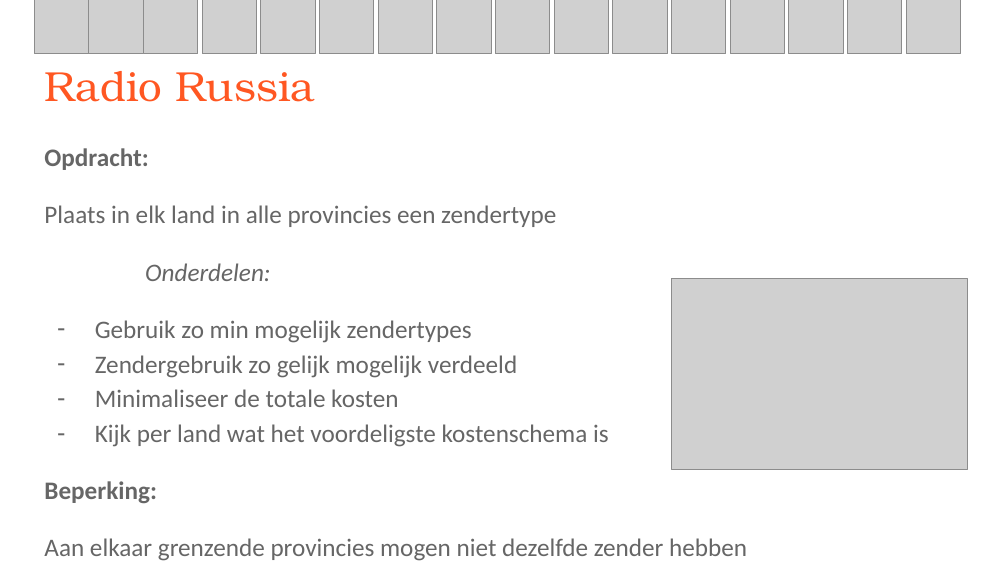
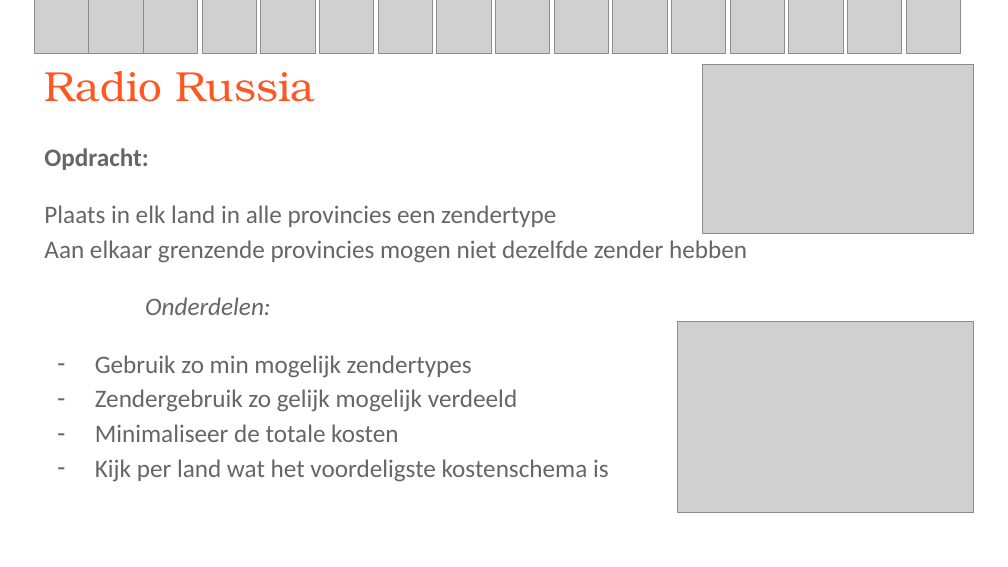
Before and after one commit to HDGizzle/Heuristieken, a slide deck: slide 5 of Radio Russia final.pptx (slide 6 before the commit). Drawn at 1008x567 pixels with LibreOffice and Linux fonts; fonts in the diff are those of the drawing; grey boxes stand for pictures. Boxes give left, top, right and bottom in pixels: in the first picture for what was removed or moved away, otherwise in the second. Text is boxed around its words. In the diff, an @@ line names an element or a change of style, - is before the commit and + after.

```diff
--- a/Radio Russia final.pptx
+++ b/Radio Russia final.pptx
@@ picture added at [703,65,974,234] @@
@@ text at [44,205,747,263]: text changed @@
-Plaats in elk land in alle provincies een zendertype
+Plaats in elk land in alle provincies een zendertype
+Aan elkaar grenzende provincies mogen niet dezelfde zender hebben
@@ picture: place and size @@
-picture at [671,278,968,470]
+picture at [677,322,974,513]
@@ text at [44,481,747,561]: paragraphs removed @@
-Beperking:
-Aan elkaar grenzende provincies mogen niet dezelfde zender hebben
```
Also in this commit, not shown: 14 other slides changed, 36 slides added.
